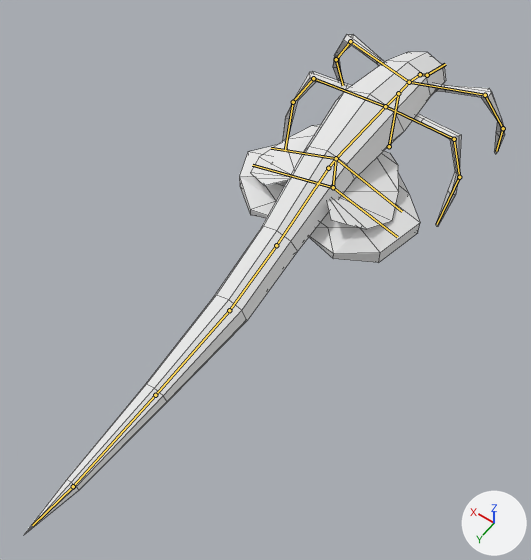
Two versions of the Blender file source/acid_sprayer/acid10.blend, one commit apart.
Both versions are drawn from a 50 mm lens placed at (-0.94, 2.01, 2.1), pointed at (-0.03, 0.74, 0.09). The lights are fixed; the arrows at lower right show +X, +Y and +Z. The bones that bend it are drawn over the model as lines. Mesh edges are drawn as thin lines.
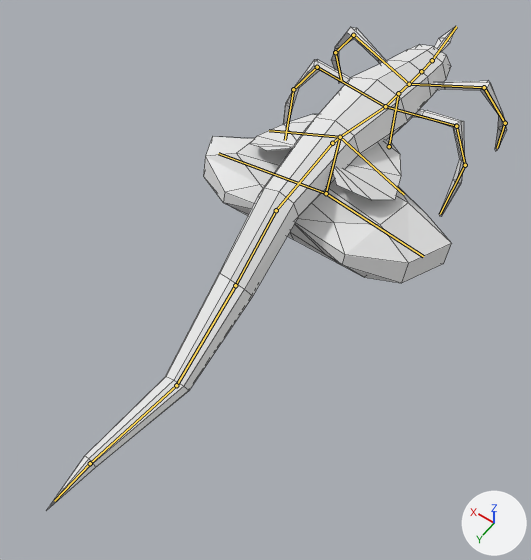
The newer file adds an action. The first version stands in its rest pose; the second is drawn at frame 4 of the action 'attack2'.

Location of each change, [x1, y1, x2, y2] in pixels of the pictures (531 x 560 px):
'Circle', posed: before [24, 34, 505, 534]; after [46, 26, 507, 511]
bone 'Bone.001', root to tip: before (398, 93) to (409, 82); after (398, 93) to (409, 84)
bone 'Bone.001_L', root to tip: before (409, 82) to (350, 41); after (409, 84) to (353, 35)
bone 'Bone.001_L.001', root to tip: before (350, 41) to (336, 59); after (353, 35) to (335, 52)
bone 'Bone.001_L.002', root to tip: before (336, 59) to (343, 85); after (335, 52) to (341, 81)
bone 'Bone.001_R', root to tip: before (409, 82) to (485, 95); after (409, 84) to (484, 87)
bone 'Bone.001_R.001', root to tip: before (485, 95) to (503, 128); after (484, 87) to (505, 123)
bone 'Bone.001_R.002', root to tip: before (503, 128) to (496, 151); after (505, 123) to (497, 148)
bone 'Bone.010', root to tip: before (409, 82) to (420, 74); after (409, 84) to (421, 71)
bone 'Bone.011', root to tip: before (420, 74) to (427, 75); after (421, 71) to (432, 60)
bone 'Bone.002_L', root to tip: before (385, 106) to (313, 78); after (385, 106) to (317, 67)
bone 'Bone.002_L.001', root to tip: before (313, 78) to (293, 102); after (317, 67) to (293, 89)
bone 'Bone.002_L.002', root to tip: before (293, 102) to (285, 151); after (293, 89) to (285, 140)
bone 'Bone.002_R', root to tip: before (385, 106) to (454, 139); after (385, 106) to (456, 126)
bone 'Bone.002_R.001', root to tip: before (454, 139) to (459, 177); after (456, 126) to (465, 165)
bone 'Bone.002_R.002', root to tip: before (459, 177) to (437, 224); after (465, 165) to (440, 214)
bone 'Bone.003', root to tip: before (385, 106) to (336, 158); after (385, 106) to (340, 137)
bone 'Bone.005', root to tip: before (328, 168) to (276, 245); after (332, 143) to (276, 210)
bone 'Bone.006', root to tip: before (276, 245) to (229, 310); after (276, 210) to (235, 285)
bone 'Bone.007', root to tip: before (229, 310) to (155, 395); after (235, 285) to (176, 385)
bone 'Bone.008', root to tip: before (155, 395) to (73, 486); after (176, 385) to (90, 463)
bone 'Bone.009', root to tip: before (73, 486) to (32, 525); after (90, 463) to (54, 501)
bone 'Bone.012', root to tip: before (336, 158) to (333, 187); after (340, 137) to (326, 193)

The edits, one by one:
Bone 'Bone.001' (bone_bone_001) turns from (0, 0, 0) to (-6, 0, 0) degrees about its own x, y and z.
Bone 'Bone.001_L' (bone_bone_001_l) turns from (0, 0, 0) to (9, -1, 2) degrees about its own x, y and z.
Bone 'Bone.001_L.001' (bone_bone_001_l_001) turns from (0, 0, 0) to (-4, 0, -3) degrees about its own x, y and z.
Bone 'Bone.001_L.002' (bone_bone_001_l_002) turns from (0, 0, 0) to (0, 0, 5) degrees about its own x, y and z.
Bone 'Bone.001_R' (bone_bone_001_r) turns from (0, 0, 0) to (9, 1, -2) degrees about its own x, y and z.
Bone 'Bone.001_R.001' (bone_bone_001_r_001) turns from (0, 0, 0) to (-4, 0, 3) degrees about its own x, y and z.
Bone 'Bone.001_R.002' (bone_bone_001_r_002) turns from (0, 0, 0) to (0, 0, -5) degrees about its own x, y and z.
Bone 'Bone.010' (bone_bone_010) turns from (0, 0, 0) to (-18, 0, 0) degrees about its own x, y and z.
Bone 'Bone.011' (bone_bone_011) turns from (0, 0, 0) to (-20, 0, 0) degrees about its own x, y and z.
Bone 'Bone.002_L' (bone_bone_002_l) turns from (0, 0, 0) to (9, 1, -2) degrees about its own x, y and z.
Bone 'Bone.002_L.001' (bone_bone_002_l_001) turns from (0, 0, 0) to (-4, 0, 3) degrees about its own x, y and z.
Bone 'Bone.002_L.002' (bone_bone_002_l_002) turns from (0, 0, 0) to (1, 0, 5) degrees about its own x, y and z.
Bone 'Bone.002_R' (bone_bone_002_r) turns from (0, 0, 0) to (9, -1, 2) degrees about its own x, y and z.
Bone 'Bone.002_R.001' (bone_bone_002_r_001) turns from (0, 0, 0) to (-4, 0, -3) degrees about its own x, y and z.
Bone 'Bone.002_R.002' (bone_bone_002_r_002) turns from (0, 0, 0) to (1, 0, -5) degrees about its own x, y and z.
Bone 'Bone.003' (bone_bone_003) turns from (0, 0, 0) to (15, 0, 0) degrees about its own x, y and z.
Bone 'Bone.005' (bone_bone_005) turns from (0, 0, 0) to (-2, 0, 0) degrees about its own x, y and z.
Bone 'Bone.006' (bone_bone_006) turns from (0, 0, 0) to (-40, 0, -4) degrees about its own x, y and z.
Bone 'Bone.007' (bone_bone_007) turns from (0, 0, 0) to (13, -3, 9) degrees about its own x, y and z.
Bone 'Bone.008' (bone_bone_008) turns from (0, 0, 0) to (19, 2, -9) degrees about its own x, y and z.
Bone 'Bone.009' (bone_bone_009) turns from (0, 0, 0) to (0, 1, 10) degrees about its own x, y and z.
Bone 'Bone.012' (bone_bone_012) is rescaled from (1.0, 1.0, 1.0) to (1.39, 1.64, 1.06).
